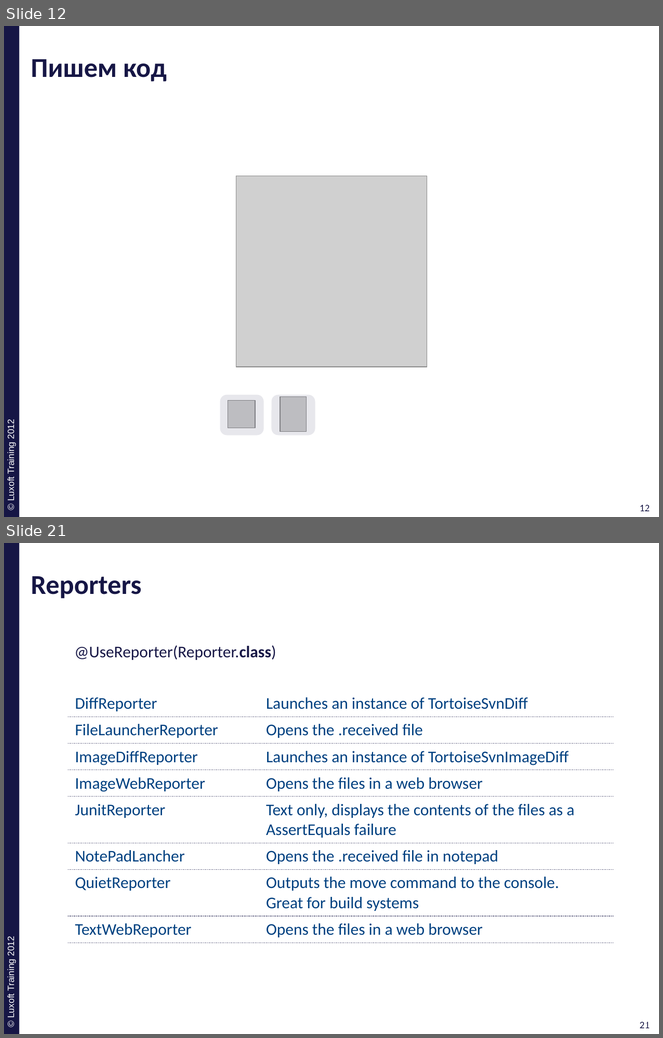
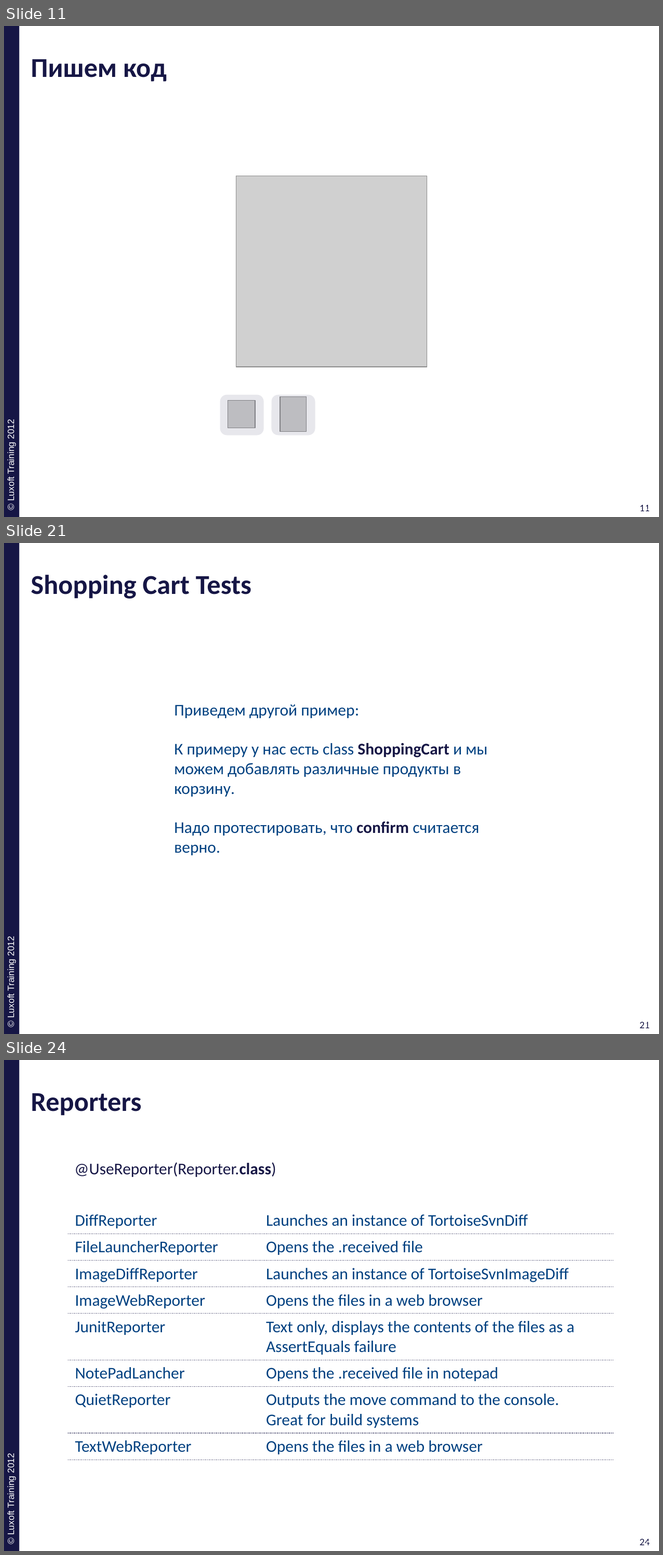
Before and after one commit to ivan-dyachenko/Trainings, a slide deck: Test Driven Development/materials/pptx/10. TDD-Approval.pptx. Shown one above the other, each under a label of ours: slides 12 and 21 before the commit, slides 11, 21 and 24 after it; the slides between them are not shown. The pictures are 663x1038 and 663x1555 pixels, drawn with LibreOffice and Linux fonts; fonts in the diff are those of the drawing; grey boxes stand for pictures; background and template pictures are left out. Boxes give left, top, right and bottom in pixels: in the first picture for what was removed or moved away, otherwise in the second. Text is boxed around its words. In the diff, an @@ line names an element or a change of style, - is before the commit and + after.

```diff
--- a/Test Driven Development/materials/pptx/10. TDD-Approval.pptx
+++ b/Test Driven Development/materials/pptx/10. TDD-Approval.pptx
@@ slide 21 added at (4,543,659,1034), background #FFFFFF; not listed: 4 template elements that a slide beside it also shows @@
@@ title added at (31,575,252,599), 30 pt, text #161645, bold @@
+Shopping Cart Tests
@@ text added at (174,704,488,856), 18 pt, text #004080 @@
+Приведем другой пример:
+К примеру у нас есть class ShoppingCart и мы можем добавлять различные продукты в корзину.
+Надо протестировать, что confirm считается верно.
@@ what was slide 12 is now slide 11 @@
@@ page number at (640,505,650,512): text changed @@
-12
+11
@@ page number at (644,505,653,512): text changed @@
-12
+11
@@ what was slide 21 is now slide 24 @@
@@ page number at (640,1539,650,1546): text changed @@
-21
+24
@@ page number at (643,1539,653,1546): text changed @@
-21
+24
```
Also in this commit, not shown: 7 slides changed, 6 other slides added, 4 slides removed, 13 other files.
